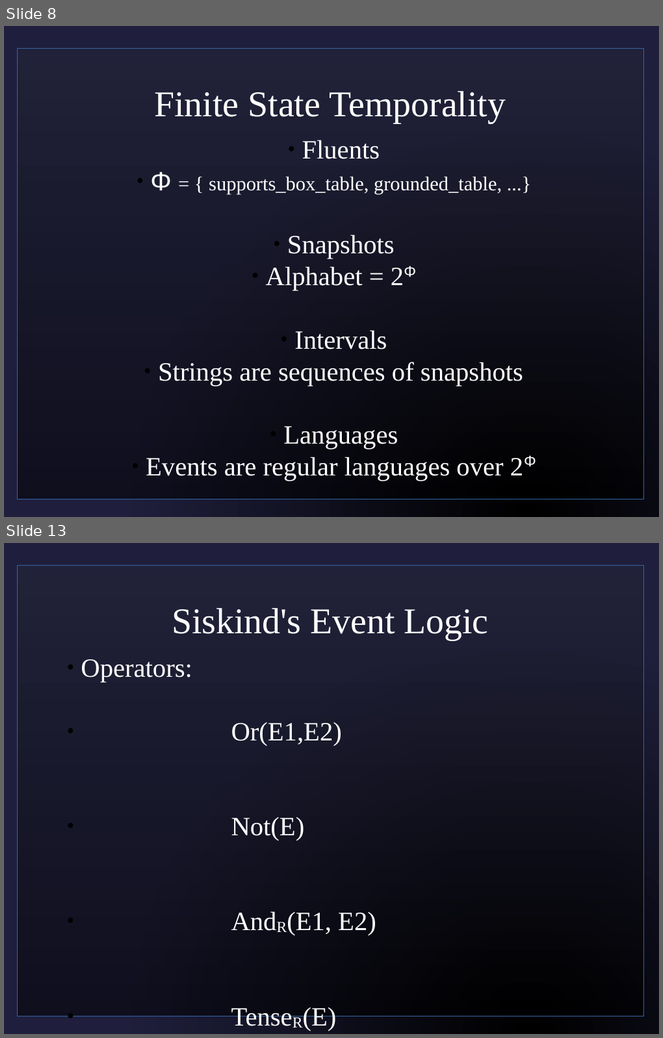
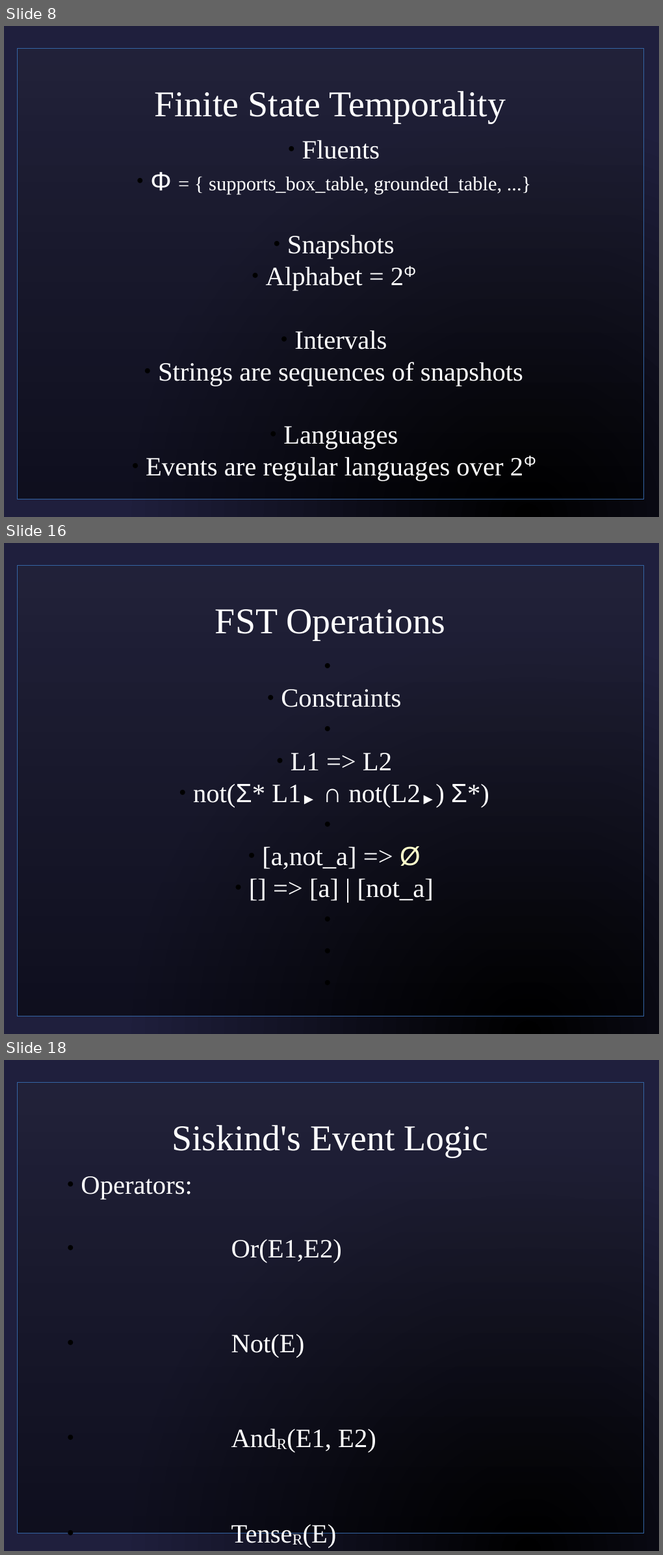
Before and after one commit to sjf/eventlogic, a slide deck: pres1.odp. Shown one above the other, each under a label of ours: slides 8 and 13 before the commit, slides 8, 16 and 18 after it; the slides between them are not shown. The pictures are 663x1038 and 663x1555 pixels, drawn with LibreOffice and Linux fonts; fonts in the diff are those of the drawing; background and template pictures are left out. Boxes give left, top, right and bottom in pixels: in the first picture for what was removed or moved away, otherwise in the second. Text is boxed around its words. In the diff, an @@ line names an element or a change of style, - is before the commit and + after.

```diff
--- a/pres1.odp
+++ b/pres1.odp
@@ slide 16 added at [4, 543, 659, 1034], background picture (left out); not listed: 1 template element that a slide beside it also shows @@
@@ title added at [215, 609, 445, 641], 44 pt, text #FFFFFF @@
+FST Operations
@@ subtitle added at [193, 689, 490, 901], 32 pt, text #FFFFFF @@
+  ● Constraints
+  ● L1 => L2
+  ● not(Σ* L1► ∩ not(L2►) Σ*)
+  ● [a,not_a] => Ø
+  ● [] => [a] | [not_a]
@@ what was slide 13 is now slide 18 @@
```
Also in this commit, not shown: 7 slides changed, 8 other slides added, 6 slides removed, 1 other file.
